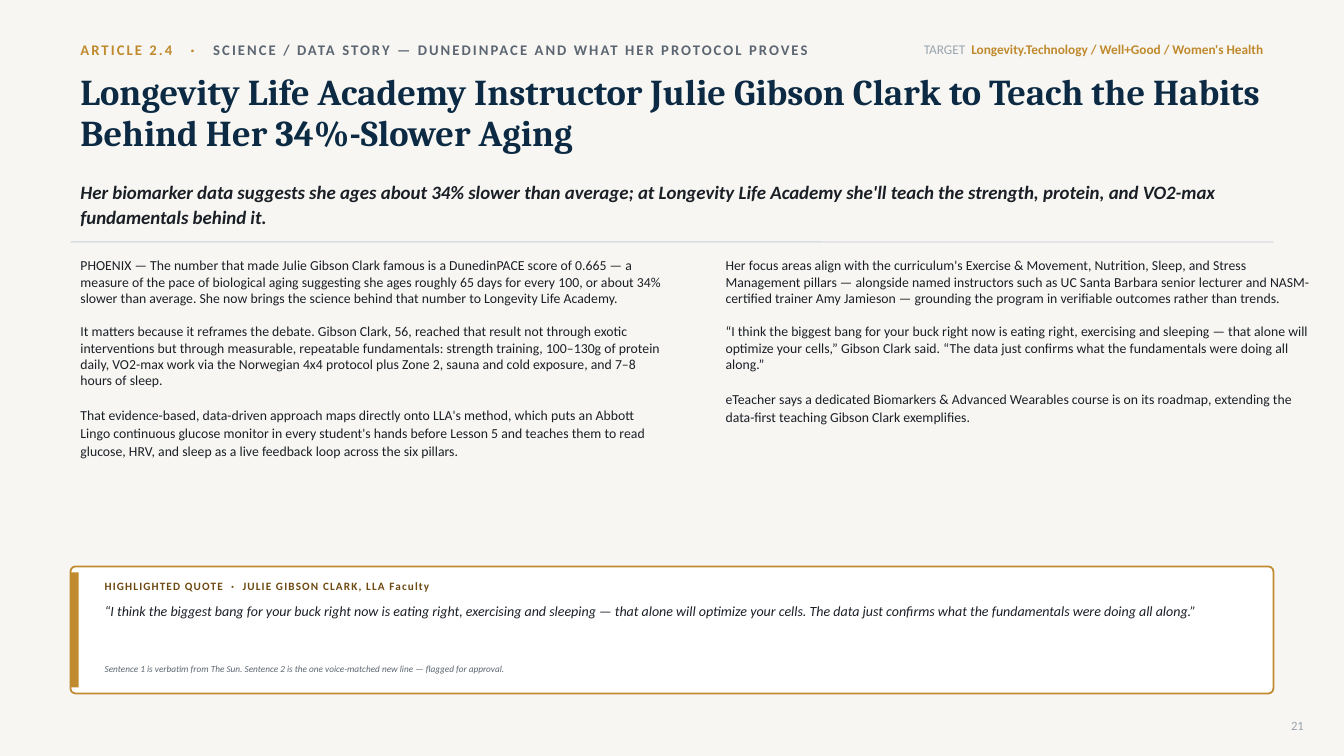
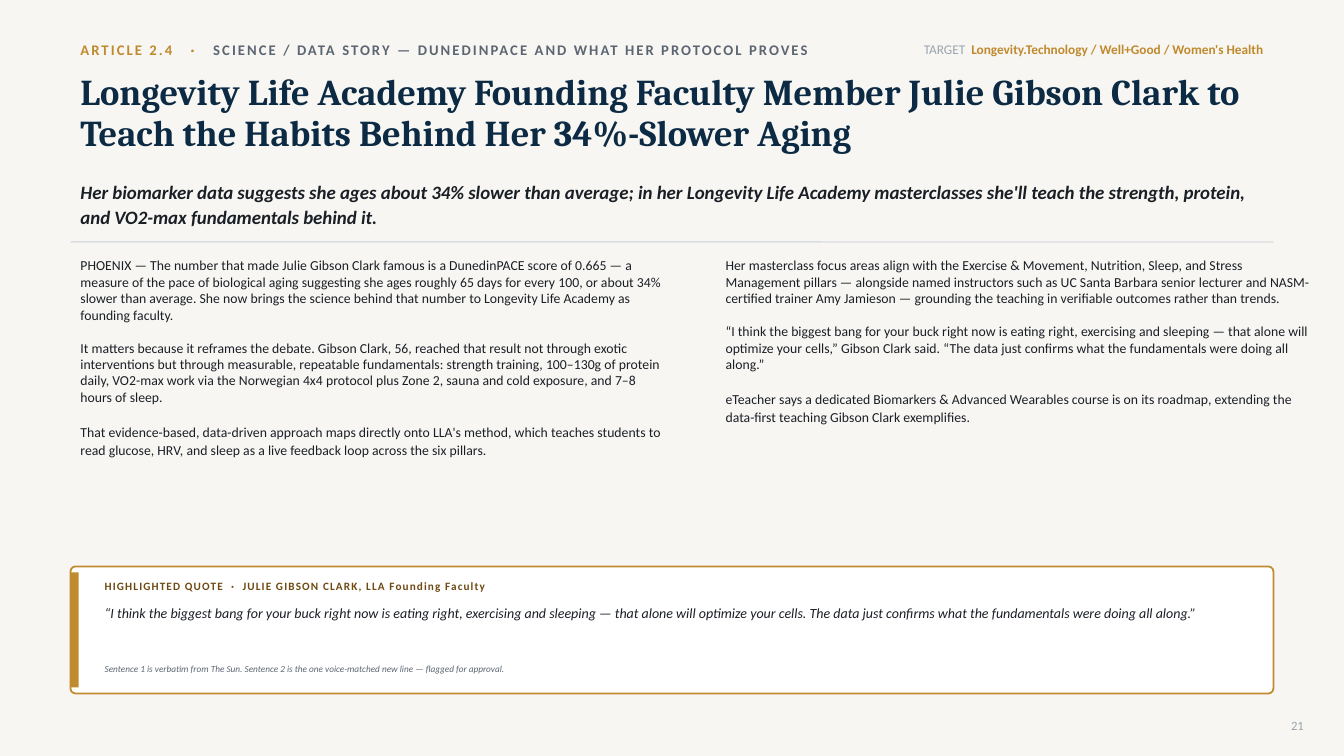
Before and after one commit to gitteromri-ux/eteacher-longevity-pr-campaign, a slide deck: slide 21 of eTeacher_Longevity_PR_Campaign.pptx. Drawn at 1344x756 pixels with LibreOffice and Linux fonts; fonts in the diff are those of the drawing. Boxes give left, top, right and bottom in pixels: in the first picture for what was removed or moved away, otherwise in the second. Text is boxed around its words. In the diff, an @@ line names an element or a change of style, - is before the commit and + after.

Commit message:
Julie = founding faculty teaching masterclasses (not the Blueprint); simplify openings

```diff
--- a/eTeacher_Longevity_PR_Campaign.pptx
+++ b/eTeacher_Longevity_PR_Campaign.pptx
@@ text at [80, 79, 1239, 154]: text changed @@
-Longevity Life Academy Instructor Julie Gibson Clark to Teach the Habits Behind Her 34%-Slower Aging
+Longevity Life Academy Founding Faculty Member Julie Gibson Clark to Teach the Habits Behind Her 34%-Slower Aging
@@ text at [80, 185, 1245, 226]: text changed @@
-Her biomarker data suggests she ages about 34% slower than average; at Longevity Life Academy she'll teach the strength, protein, and VO2-max fundamentals behind it.
+Her biomarker data suggests she ages about 34% slower than average; in her Longevity Life Academy masterclasses she'll teach the strength, protein, and VO2-max fundamentals behind it.
@@ text at [80, 260, 661, 458]: text changed @@
-PHOENIX — The number that made Julie Gibson Clark famous is a DunedinPACE score of 0.665 — a measure of the pace of biological aging suggesting she ages roughly 65 days for every 100, or about 34% slower than average. She now brings the science behind that number to Longevity Life Academy.
-It matters because it reframes the debate. Gibson Clark, 56, reached that result not through exotic interventions but through measurable, repeatable fundamentals: strength training, 100–130g of protein daily, VO2-max work via the Norwegian 4x4 protocol plus Zone 2, sauna and cold exposure, and 7–8 hours of sleep.
-That evidence-based, data-driven approach maps directly onto LLA's method, which puts an Abbott Lingo continuous glucose monitor in every student's hands before Lesson 5 and teaches them to read glucose, HRV, and sleep as a live feedback loop across the six pillars.
+PHOENIX — The number that made Julie Gibson Clark famous is a DunedinPACE score of 0.665 — a measure of the pace of biological aging suggesting she ages roughly 65 days for every 100, or about 34% slower than average. She now brings the science behind that number to Longevity Life Academy as founding faculty.
+It matters because it reframes the debate. Gibson Clark, 56, reached that result not through exotic interventions but through measurable, repeatable fundamentals: strength training, 100–130g of protein daily, VO2-max work via the Norwegian 4x4 protocol plus Zone 2, sauna and cold exposure, and 7–8 hours of sleep.
+That evidence-based, data-driven approach maps directly onto LLA's method, which teaches students to read glucose, HRV, and sleep as a live feedback loop across the six pillars.
@@ text at [726, 260, 1309, 425]: text changed @@
-Her focus areas align with the curriculum's Exercise & Movement, Nutrition, Sleep, and Stress Management pillars — alongside named instructors such as UC Santa Barbara senior lecturer and NASM-certified trainer Amy Jamieson — grounding the program in verifiable outcomes rather than trends.
-“I think the biggest bang for your buck right now is eating right, exercising and sleeping — that alone will optimize your cells,” Gibson Clark said. “The data just confirms what the fundamentals were doing all along.”
-eTeacher says a dedicated Biomarkers & Advanced Wearables course is on its roadmap, extending the data-first teaching Gibson Clark exemplifies.
+Her masterclass focus areas align with the Exercise & Movement, Nutrition, Sleep, and Stress Management pillars — alongside named instructors such as UC Santa Barbara senior lecturer and NASM-certified trainer Amy Jamieson — grounding the teaching in verifiable outcomes rather than trends.
+“I think the biggest bang for your buck right now is eating right, exercising and sleeping — that alone will optimize your cells,” Gibson Clark said. “The data just confirms what the fundamentals were doing all along.”
+eTeacher says a dedicated Biomarkers & Advanced Wearables course is on its roadmap, extending the data-first teaching Gibson Clark exemplifies.
@@ text "“I think the biggest bang ..." at [105, 608, 1196, 621]: line spacing 1.06 to 1.05 @@
@@ text at [95, 575, 1253, 597]: text changed @@
-HIGHLIGHTED QUOTE · JULIE GIBSON CLARK, LLA Faculty
+HIGHLIGHTED QUOTE · JULIE GIBSON CLARK, LLA Founding Faculty
```
Also in this commit, not shown: 22 other slides changed, 1 other file.
